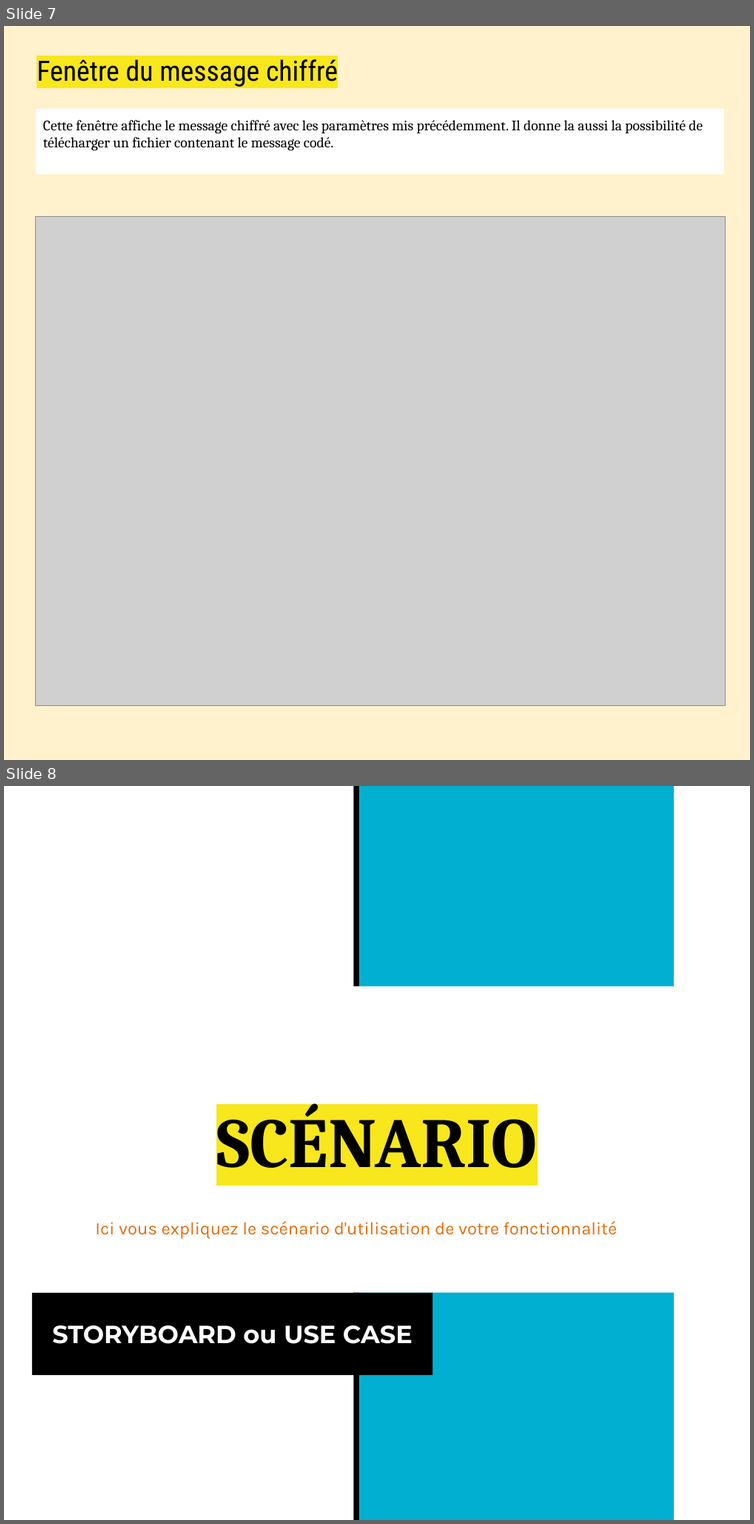
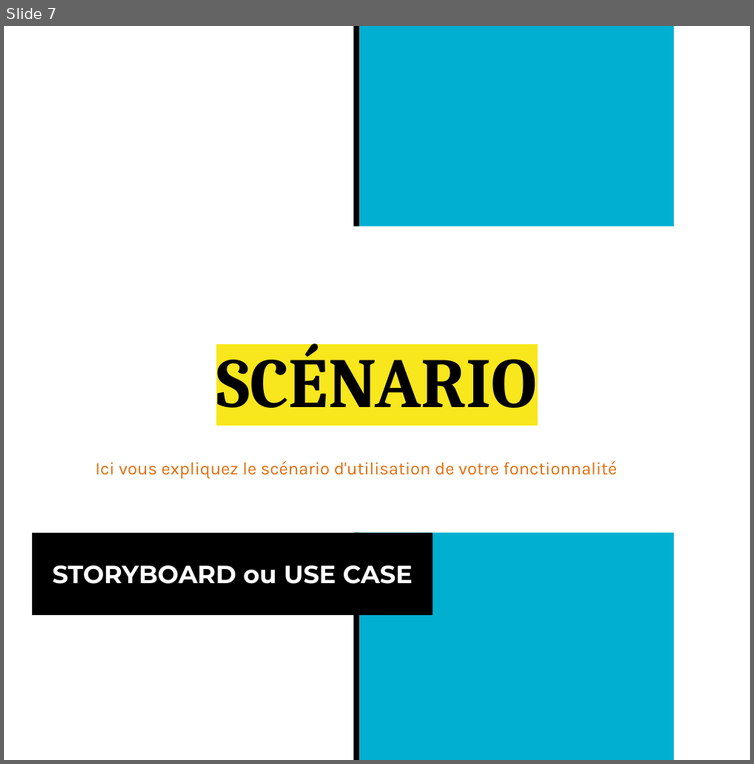
Before and after one commit to AJTheEnder/CryptoBib, a slide deck: Doc/Analyse fonctionnelle CryptoBib.pptx. Shown one above the other, each under a label of ours: slides 7 and 8 before the commit, slide 7 after it. The pictures are 754x1524 and 754x764 pixels, drawn with LibreOffice and Linux fonts; fonts in the diff are those of the drawing; grey boxes stand for pictures; background and template pictures are left out. Boxes give left, top, right and bottom in pixels: in the first picture for what was removed or moved away, otherwise in the second. Text is boxed around its words. In the diff, an @@ line names an element or a change of style, - is before the commit and + after.

```diff
--- a/Doc/Analyse fonctionnelle CryptoBib.pptx
+++ b/Doc/Analyse fonctionnelle CryptoBib.pptx
@@ slide 7 removed at (4,26,750,760), background #FFF2CC @@
@@ title removed at (37,59,338,87) @@
-Fenêtre du message chiffré
@@ rectangle removed at (36,109,725,175) @@
-Cette fenêtre affiche le message chiffré avec les paramètres mis précédemment. Il donne la aussi la possibilité de télécharger un fichier contenant le message codé.
@@ picture removed at (36,216,726,705) @@
@@ what was slide 8 is now slide 7 @@
```
Also in this commit, not shown: 3 slides changed, 1 other file.
